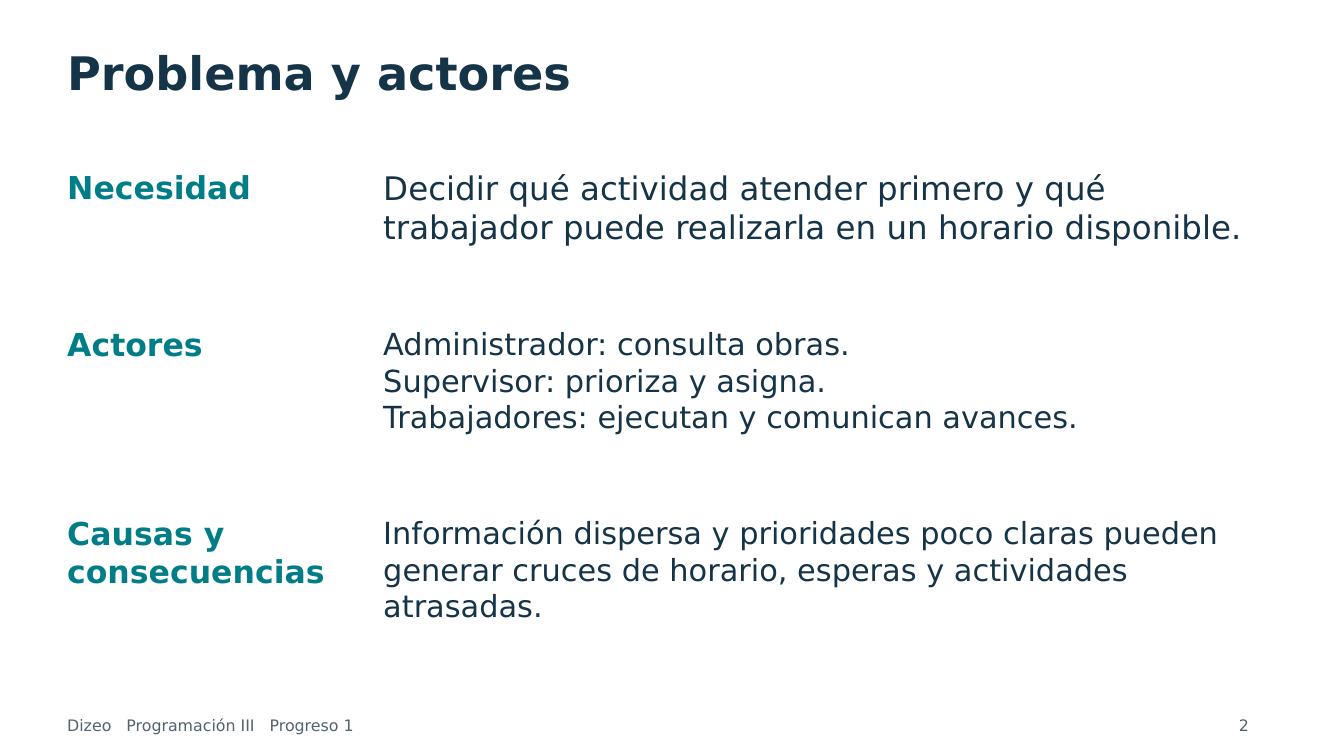
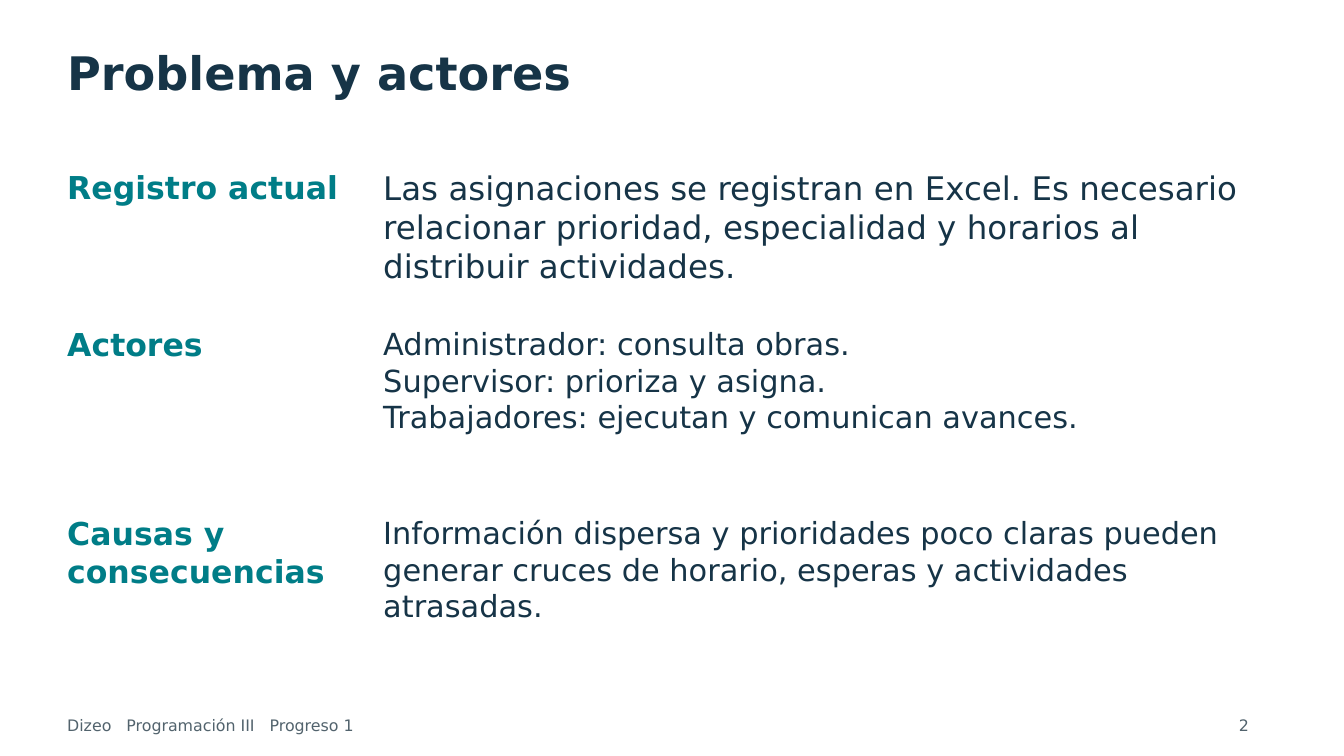
Before and after one commit to dxni999/avanceprogra, a slide deck: slide 2 of docs/presentacion/Presentacion_Dizeo_Progreso1_Final.pptx. Drawn at 1344x756 pixels with LibreOffice and Linux fonts; fonts in the diff are those of the drawing. Boxes give left, top, right and bottom in pixels: in the first picture for what was removed or moved away, otherwise in the second. Text is boxed around its words. In the diff, an @@ line names an element or a change of style, - is before the commit and + after.

```diff
--- a/docs/presentacion/Presentacion_Dizeo_Progreso1_Final.pptx
+++ b/docs/presentacion/Presentacion_Dizeo_Progreso1_Final.pptx
@@ text at [67,175,338,206]: text changed @@
-Necesidad
+Registro actual
@@ text at [383,175,1237,279]: text changed @@
-Decidir qué actividad atender primero y qué trabajador puede realizarla en un horario disponible.
+Las asignaciones se registran en Excel. Es necesario relacionar prioridad, especialidad y horarios al distribuir actividades.
```
Also in this commit, not shown: 4 other slides changed, 1 slide added, 5 other files.
